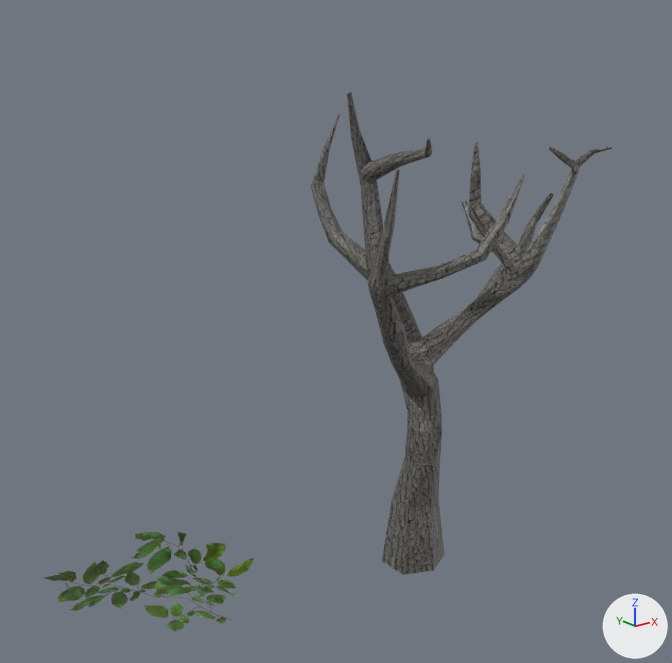
An edit to the Blender file project/.assets/tree/tree_1.blend, drawn before and after from the same camera.
Camera for both pictures: a 50 mm lens placed at (-20.2, -20.9, 16.4), pointed at (-2.1, 1.7, 7.4). The axes (+X, +Y, +Z) are drawn at lower right. The lights are the same throughout. The older version comes first.

Names of what the first picture shows: 'Branch', 'Tree'.
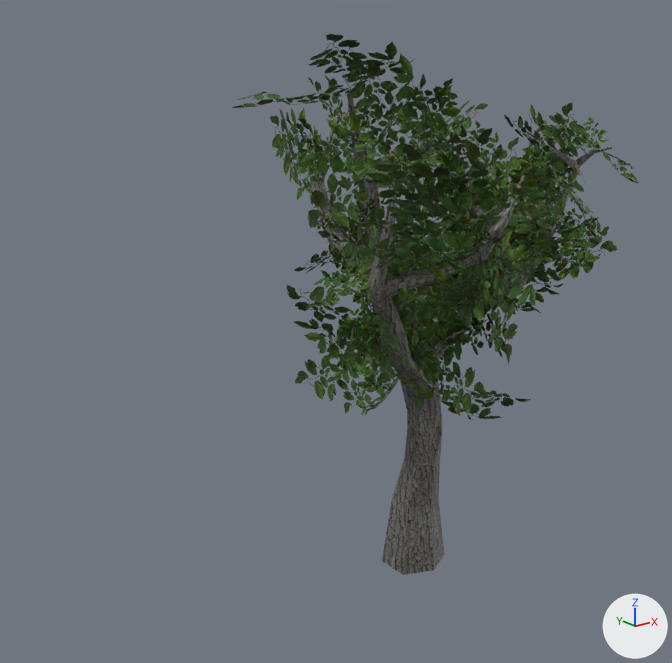
Pixel boxes (x1, y1, x2, y2) of what changed, in the pictures (672 x 663 px):
```json
{"object": "Branchs", "change": "added", "after": [232, 34, 639, 420], "on screen": "green"}
{"object": "Branch", "change": "deleted", "before": [45, 532, 254, 631], "on screen": "green"}
```

Edits to the scene script, one JSON object a line:
```json
{"op": "add", "block": "me_branch_001", "code": ["me_branch_001 = bpy.data.meshes.new('Branch.001')", "me_branch_001.from_pydata(...)  # 5600 vertices, 3000 faces; spans x -10.8..10.9, y -5.7..17.9, z 2.1..29.2", "me_branch_001.materials.append(mat_branch)  # picture img_tree_1_branch_png"]}
{"op": "remove", "block": "ob_branch", "code": ["ob_branch = bpy.data.objects.new('Branch', me_branch)", "ob_branch.location = (-7.03, 0.85, -0.91)", "ob_branch.scale = (6.94, 6.94, 6.94)"]}
{"op": "add", "block": "ob_branchs", "code": ["ob_branchs = bpy.data.objects.new('Branchs', me_branch_001)", "ob_branchs.location = (-6.22, -5.76, 11.45)", "ob_branchs.rotation_euler = (-0.87, -1.929, -1.261)  # degrees (-50, -111, -72)", "ob_branchs.scale = (0.584, 0.584, 0.584)"]}
```
